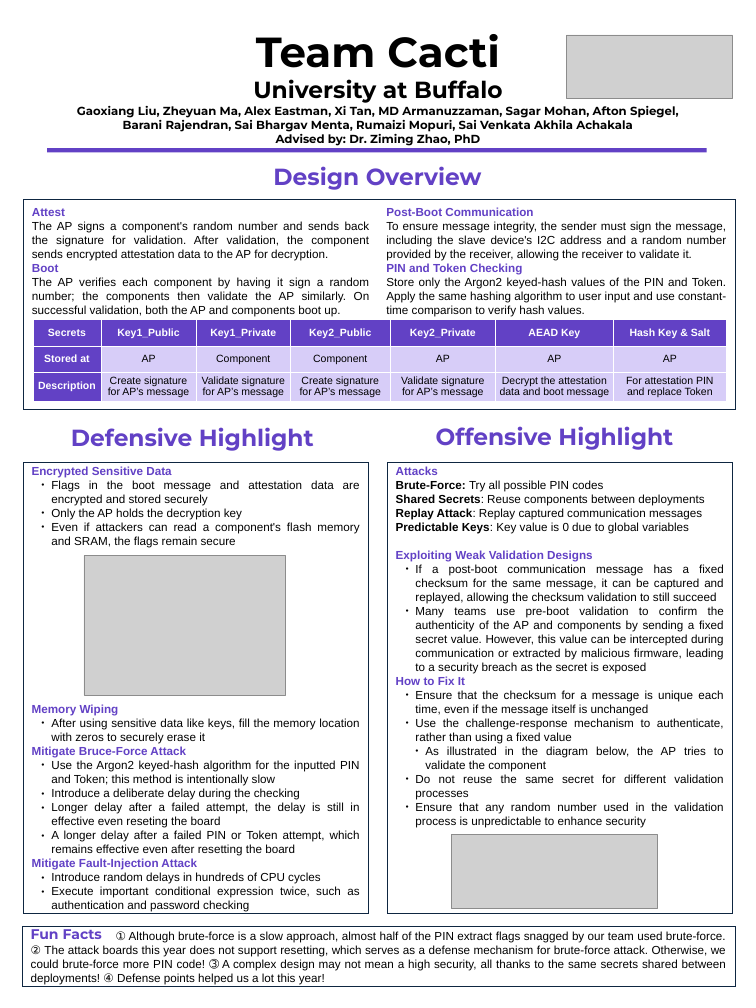
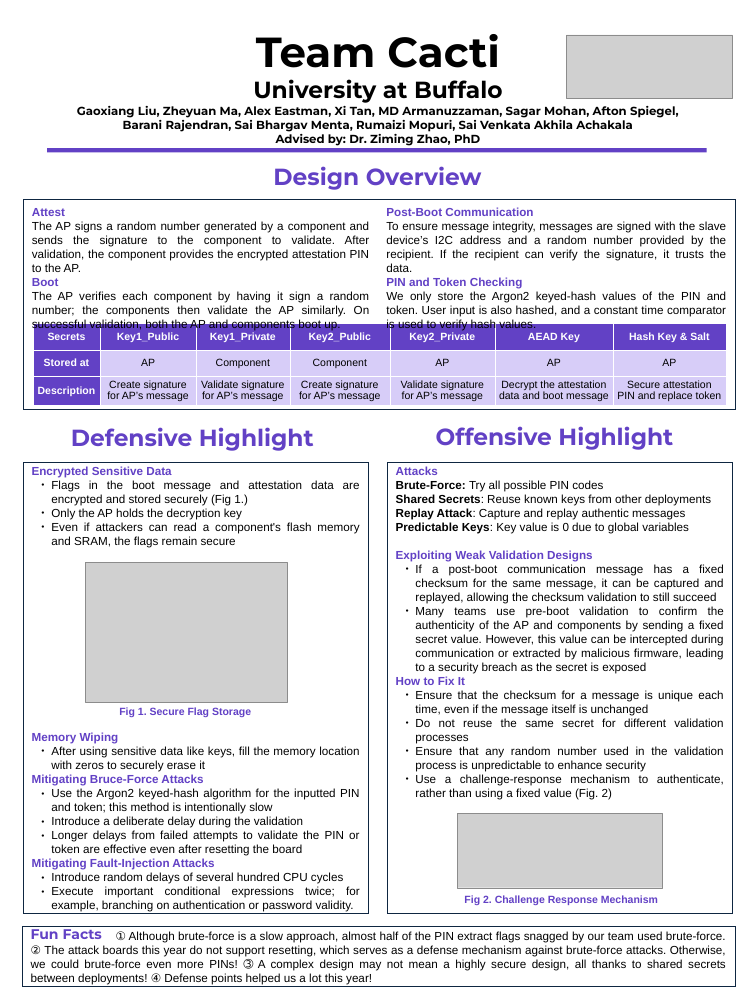
Before and after one commit to CactiLab/2024-ectf-ub-cacti-design, a slide deck: slide 1 of poster/2024 eCTF Poster Template (copy).pptx. Drawn at 756x1008 pixels with LibreOffice and Linux fonts; fonts in the diff are those of the drawing; grey boxes stand for pictures. Boxes give left, top, right and bottom in pixels: in the first picture for what was removed or moved away, otherwise in the second. Text is boxed around its words. In the diff, an @@ line names an element or a change of style, - is before the commit and + after.

```diff
--- a/poster/2024 eCTF Poster Template (copy).pptx
+++ b/poster/2024 eCTF Poster Template (copy).pptx
@@ text in rectangle at (32,221,370,272): text changed @@
-The AP signs a component's random number and sends back the signature for validation. After validation, the component sends encrypted attestation data to the AP for decryption.
+The AP signs a random number generated by a component and sends the signature to the component to validate. After validation, the component provides the encrypted attestation PIN to the AP.
@@ text in rectangle at (386,221,726,272): text changed @@
-To ensure message integrity, the sender must sign the message, including the slave device's I2C address and a random number provided by the receiver, allowing the receiver to validate it.
+To ensure message integrity, messages are signed with the slave device’s I2C address and a random number provided by the recipient. If the recipient can verify the signature, it trusts the data.
@@ text in rectangle at (386,291,726,317): text changed @@
-Store only the Argon2 keyed-hash values of the PIN and Token. Apply the same hashing algorithm to user input and use constant-time comparison to verify hash values.
+We only store the Argon2 keyed-hash values of the PIN and token. User input is also hashed, and a constant time comparator is used to verify hash values.
@@ table: place and size @@
-table at (33,319,725,401)
+table at (33,323,725,405)
@@ table at (33,323,725,405) @@
-row 3, column 7: For attestation PIN and replace Token
+row 3, column 7: Secure attestation PIN and replace token
@@ text in rectangle at (51,480,360,506): text changed @@
-  ● Flags in the boot message and attestation data are encrypted and stored securely
+  ● Flags in the boot message and attestation data are encrypted and stored securely (Fig 1.)
@@ text in rectangle at (396,494,711,520): text changed @@
-Shared Secrets: Reuse components between deployments
-Replay Attack: Replay captured communication messages
+Shared Secrets: Reuse known keys from other deployments
+Replay Attack: Capture and replay authentic messages
@@ picture: place and size @@
-picture at (84,556,286,695)
+picture at (86,562,287,702)
@@ text added at (119,707,251,717), 18 pt, text #6241C5, bold @@
+Fig 1. Secure Flag Storage
@@ text in rectangle at (415,718,724,772): paragraphs removed @@
-  ● Use the challenge-response mechanism to authenticate, rather than using a fixed value
-    ● As illustrated in the diagram below, the AP tries to validate the component
@@ text in rectangle at (32,774,360,912): text changed @@
-Mitigate Bruce-Force Attack
-  ● Use the Argon2 keyed-hash algorithm for the inputted PIN and Token; this method is intentionally slow
-  ● Introduce a deliberate delay during the checking
-  ● Longer delay after a failed attempt, the delay is still in effective even reseting the board
-  ● A longer delay after a failed PIN or Token attempt, which remains effective even after resetting the board
-Mitigate Fault-Injection Attack
-  ● Introduce random delays in hundreds of CPU cycles
-  ● Execute important conditional expression twice, such as authentication and password checking
+Mitigating Bruce-Force Attacks
+  ● Use the Argon2 keyed-hash algorithm for the inputted PIN and token; this method is intentionally slow
+  ● Introduce a deliberate delay during the validation
+  ● Longer delays from failed attempts to validate the PIN or token are effective even after resetting the board
+Mitigating Fault-Injection Attacks
+  ● Introduce random delays of several hundred CPU cycles
+  ● Execute important conditional expressions twice; for example, branching on authentication or password validity.
@@ text in rectangle at (415,774,724,800): paragraph added @@
+  ● Use a challenge-response mechanism to authenticate, rather than using a fixed value (Fig. 2)
@@ picture: place and size @@
-picture at (452,834,657,908)
+picture at (457,814,663,888)
@@ text added at (464,895,658,905), 18 pt, text #6241C5, bold @@
+Fig 2. Challenge Response Mechanism
@@ text in rectangle at (31,931,726,984): text changed @@
-① Although brute-force is a slow approach, almost half of the PIN extract flags snagged by our team used brute-force. ② The attack boards this year does not support resetting, which serves as a defense mechanism for brute-force attack. Otherwise, we could brute-force more PIN code! ➂ A complex design may not mean a high security, all thanks to the same secrets shared between deployments! ④ Defense points helped us a lot this year!
+① Although brute-force is a slow approach, almost half of the PIN extract flags snagged by our team used brute-force. ② The attack boards this year do not support resetting, which serves as a defense mechanism against brute-force attacks. Otherwise, we could brute-force even more PINs! ➂ A complex design may not mean a highly secure design, all thanks to shared secrets between deployments! ④ Defense points helped us a lot this year!
```
Also in this commit, not shown: 1 other file.
